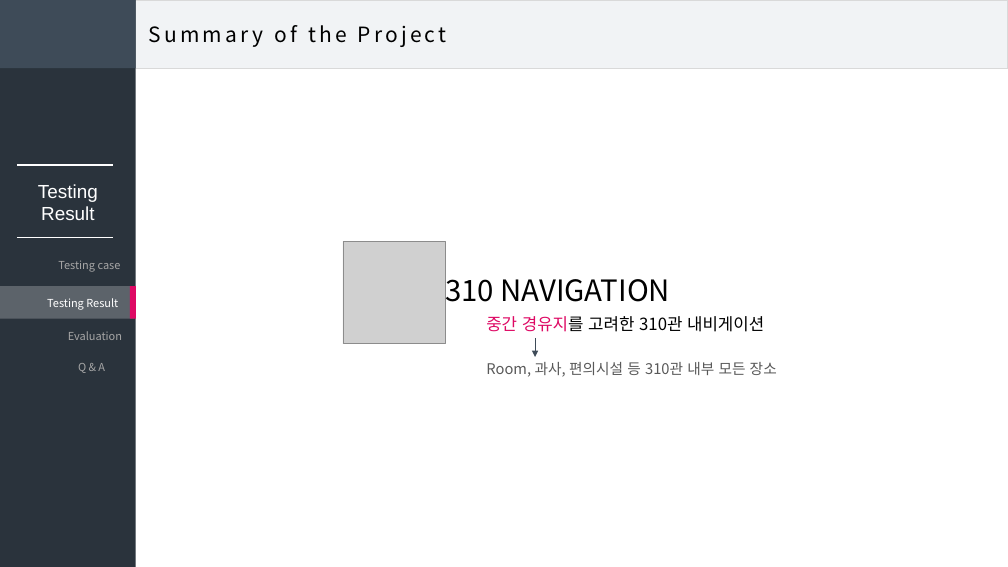
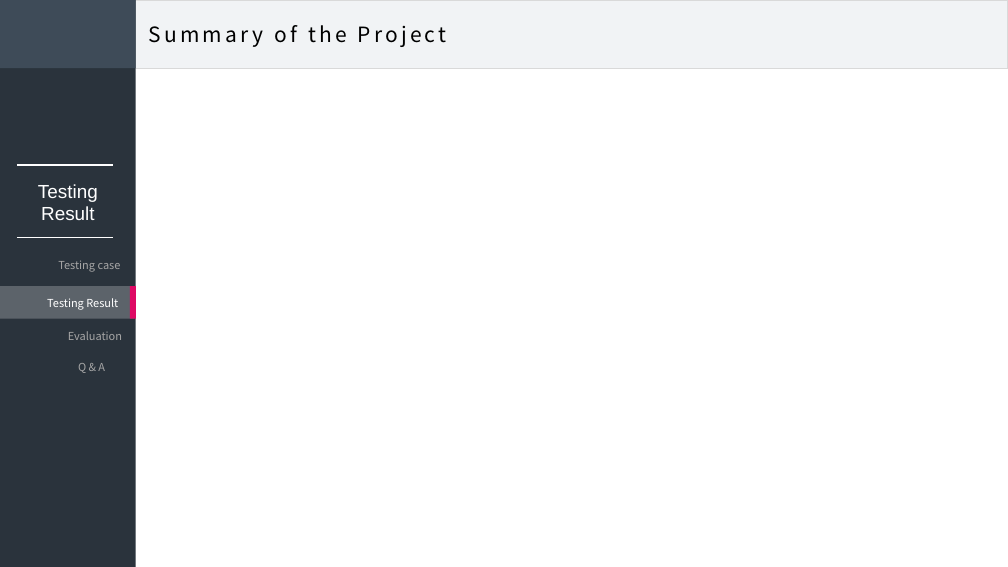
Before and after one commit to DDoGuSulGye/Presentation, a slide deck: slide 6 of 발표자료/05. Testing & Evaluation.pptx. Drawn at 1008x567 pixels with LibreOffice and Linux fonts; fonts in the diff are those of the drawing; grey boxes stand for pictures. Boxes give left, top, right and bottom in pixels: in the first picture for what was removed or moved away, otherwise in the second. Text is boxed around its words. In the diff, an @@ line names an element or a change of style, - is before the commit and + after.

```diff
--- a/발표자료/05. Testing & Evaluation.pptx
+++ b/발표자료/05. Testing & Evaluation.pptx
@@ picture removed at (343,241,446,344) @@
@@ text removed at (445,271,671,309) @@
-310 NAVIGATION
@@ text removed at (486,316,764,332) @@
-중간 경유지를 고려한 310관 내비게이션
@@ arrow removed from (535, 338) to (535, 357) @@
@@ text removed at (486,362,777,377) @@
-Room, 과사, 편의시설 등 310관 내부 모든 장소
```
Also in this commit, not shown: 4 other slides changed.
